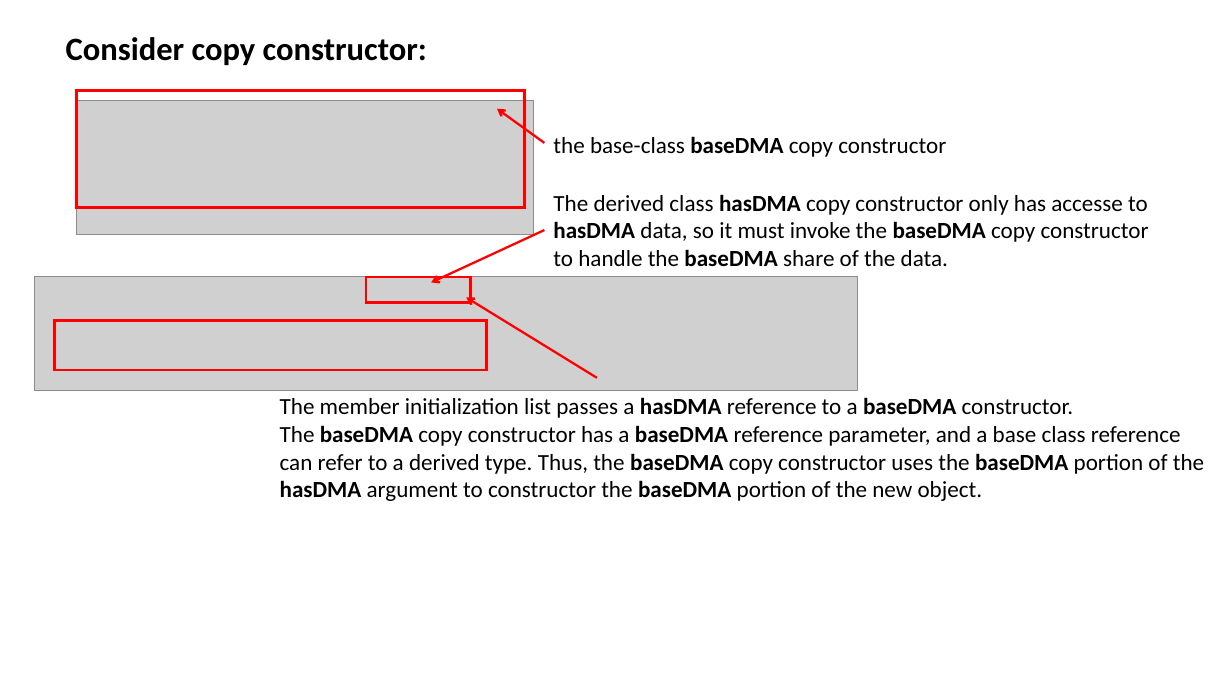
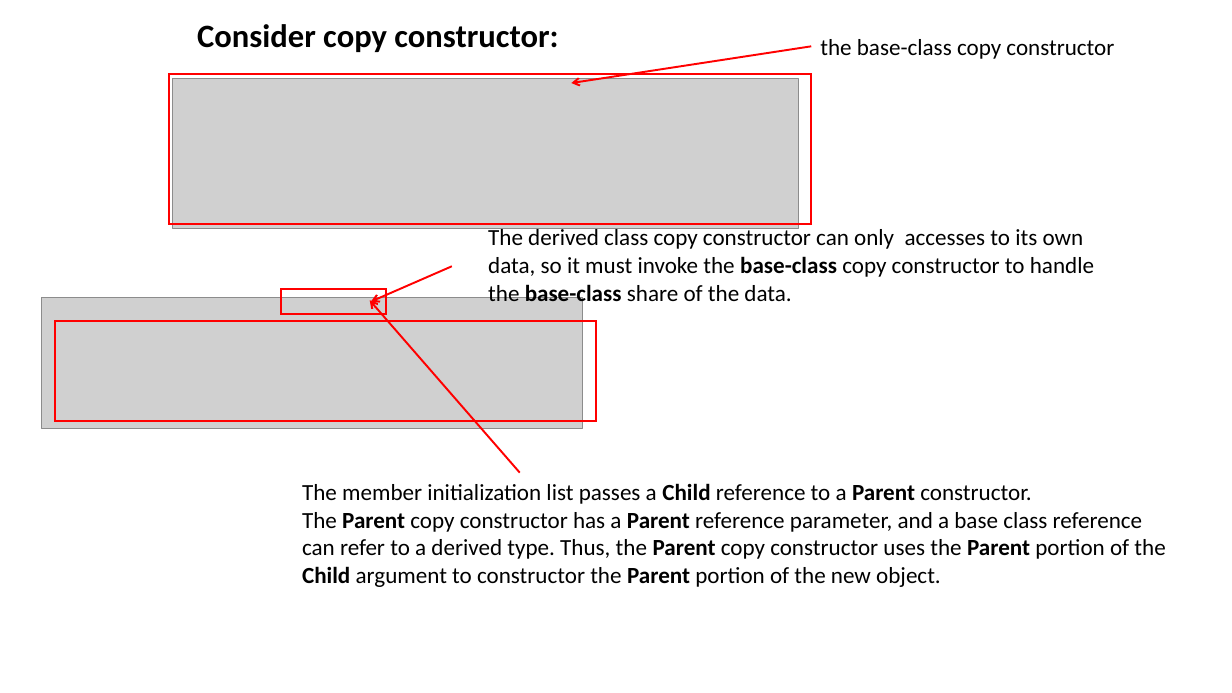
Before and after one commit to ShiqiYu/CPP, a slide deck: slide 15 of week12/Lab12.pptx (slide 19 before the commit). Drawn at 1232x693 pixels with LibreOffice and Linux fonts; fonts in the diff are those of the drawing; grey boxes stand for pictures; background and template pictures are left out. Boxes give left, top, right and bottom in pixels: in the first picture for what was removed or moved away, otherwise in the second. Text is boxed around its words. In the diff, an @@ line names an element or a change of style, - is before the commit and + after.

```diff
--- a/week12/Lab12.pptx
+++ b/week12/Lab12.pptx
@@ text "Consider copy constructor:": place and size @@
-text "Consider copy constructor:" at [66,37,427,65]
+text "Consider copy constructor:" at [197,24,558,52]
@@ arrow moved from (544, 143) - (497, 109) to (811, 46) - (571, 83) @@
@@ arrow (811, 46) - (571, 83): stroke #FF0000 1.75 pt to #FF0000 1.5 pt @@
@@ text at [820,39,1114,59]: text changed @@
-the base-class baseDMA copy constructor
+the base-class copy constructor
@@ outline #FF0000 2 pt to #FF0000 1.5 pt in 3 elements at [281,288,385,314], [55,321,596,421], [169,74,811,225] @@
@@ rectangle: place and size @@
-rectangle at [77,91,525,208]
+rectangle at [169,74,811,225]
@@ picture added at [173,79,799,229] @@
@@ picture removed at [77,101,534,235] @@
@@ text at [488,226,1094,307]: text changed @@
-The derived class hasDMA copy constructor only has accesse to
-hasDMA data, so it must invoke the baseDMA copy constructor
-to handle the baseDMA share of the data.
+The derived class copy constructor can only accesses to its own
+data, so it must invoke the base-class copy constructor to handle
+the base-class share of the data.
@@ arrow moved from (544, 230) - (432, 283) to (452, 266) - (372, 301) @@
@@ arrow (452, 266) - (372, 301): stroke #FF0000 1.75 pt to #FF0000 1.5 pt @@
@@ picture removed at [34,276,858,391] @@
@@ picture added at [42,298,583,429] @@
@@ rectangle: place and size @@
-rectangle at [366,277,470,303]
+rectangle at [281,288,385,314]
@@ rectangle: place and size @@
-rectangle at [55,321,486,370]
+rectangle at [55,321,596,421]
@@ arrow moved from (597, 378) - (467, 298) to (520, 473) - (370, 300) @@
@@ arrow (520, 473) - (370, 300): stroke #FF0000 1.75 pt to #FF0000 1.5 pt @@
@@ text at [302,483,1165,587]: text changed @@
-The member initialization list passes a hasDMA reference to a baseDMA constructor.
-The baseDMA copy constructor has a baseDMA reference parameter, and a base class reference
-can refer to a derived type. Thus, the baseDMA copy constructor uses the baseDMA portion of the
-hasDMA argument to constructor the baseDMA portion of the new object.
+The member initialization list passes a Child reference to a Parent constructor.
+The Parent copy constructor has a Parent reference parameter, and a base class reference
+can refer to a derived type. Thus, the Parent copy constructor uses the Parent portion of the
+Child argument to constructor the Parent portion of the new object.
```
Also in this commit, not shown: 6 other slides changed, 3 slides added, 6 slides removed.
